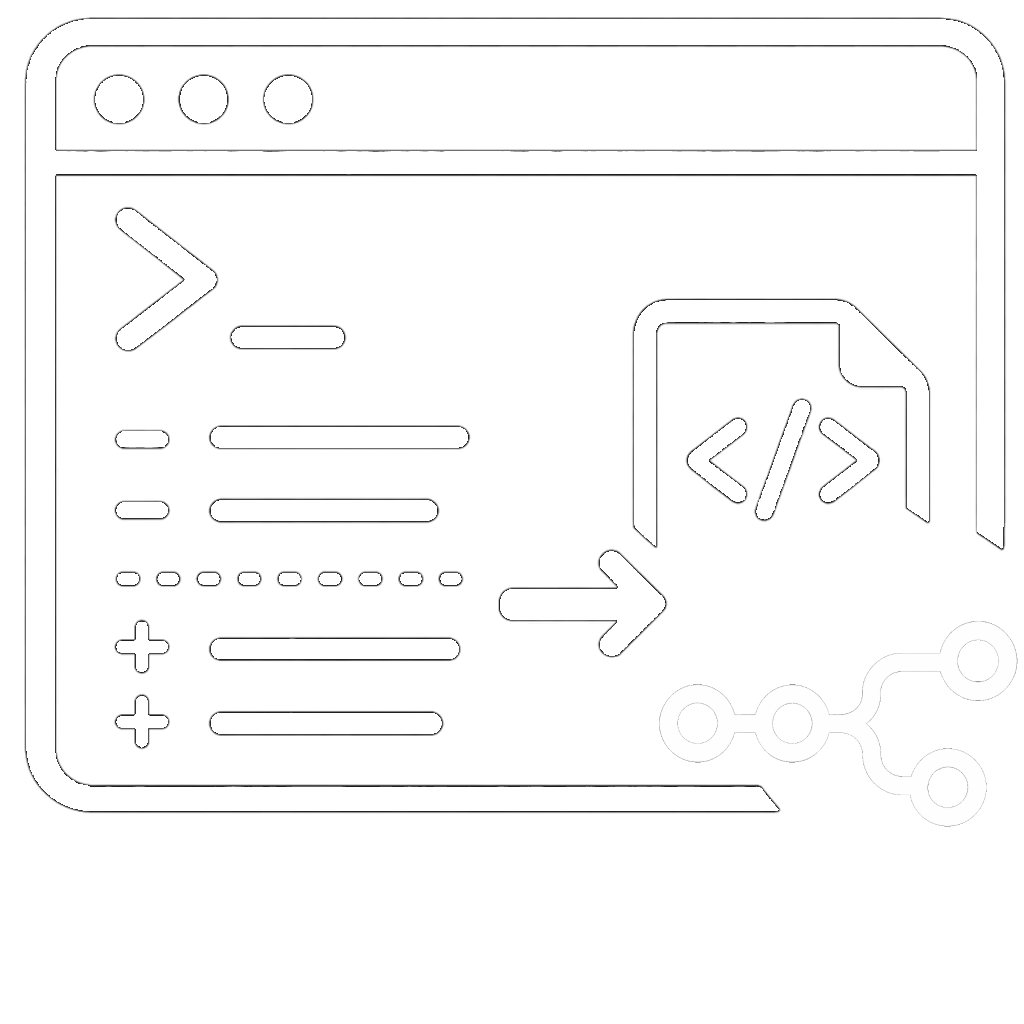
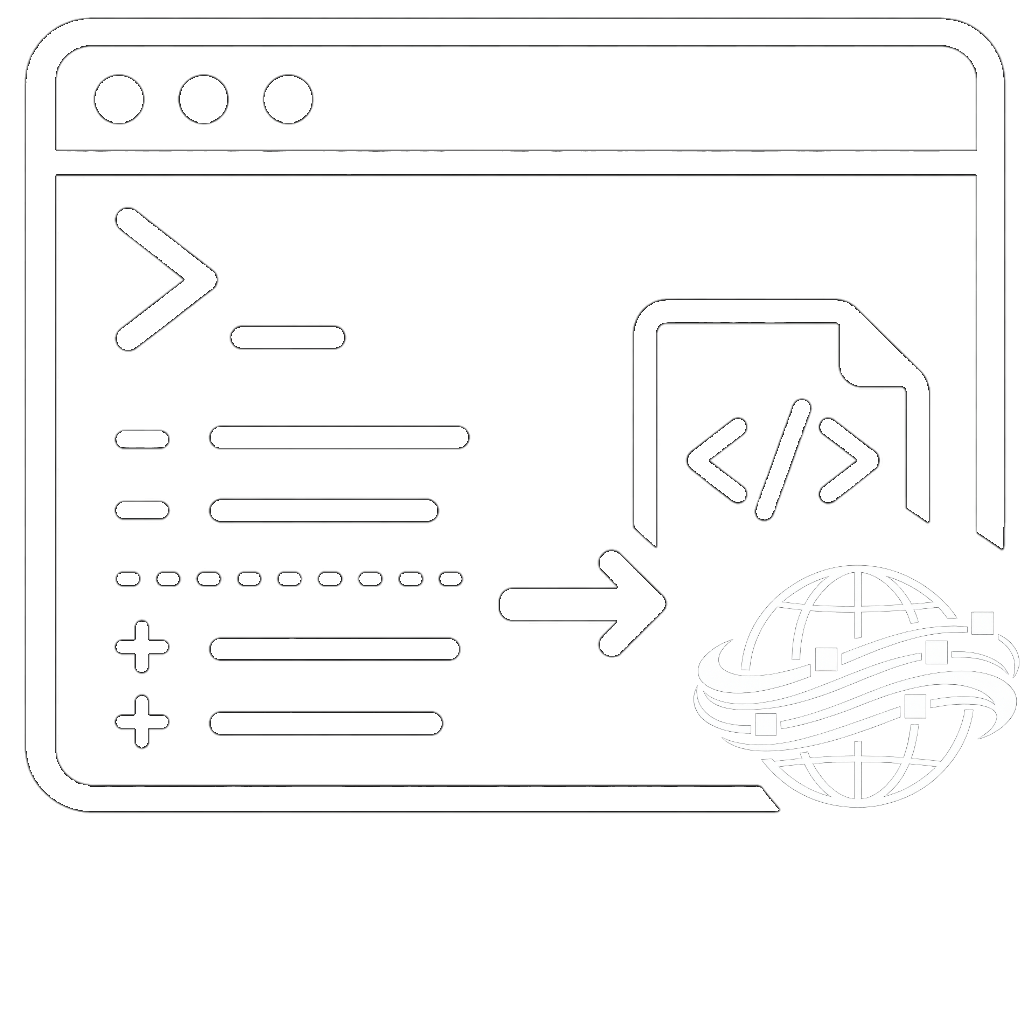
Layers edited between the first and the second 1024×1024 image:
hid "Logo N8N" over [659, 621, 1018, 827]
showed "Logo Atlas" over [693, 564, 1020, 808]